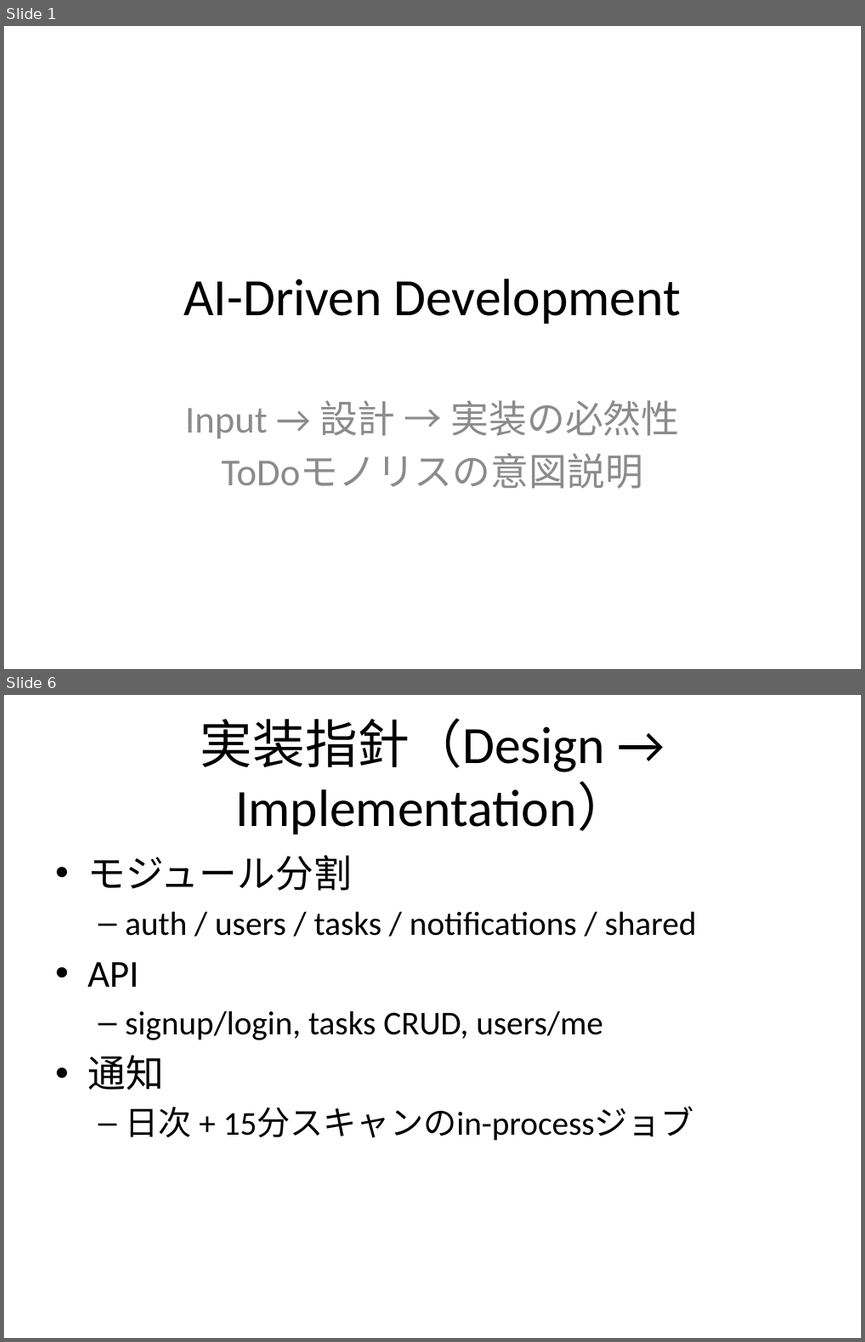
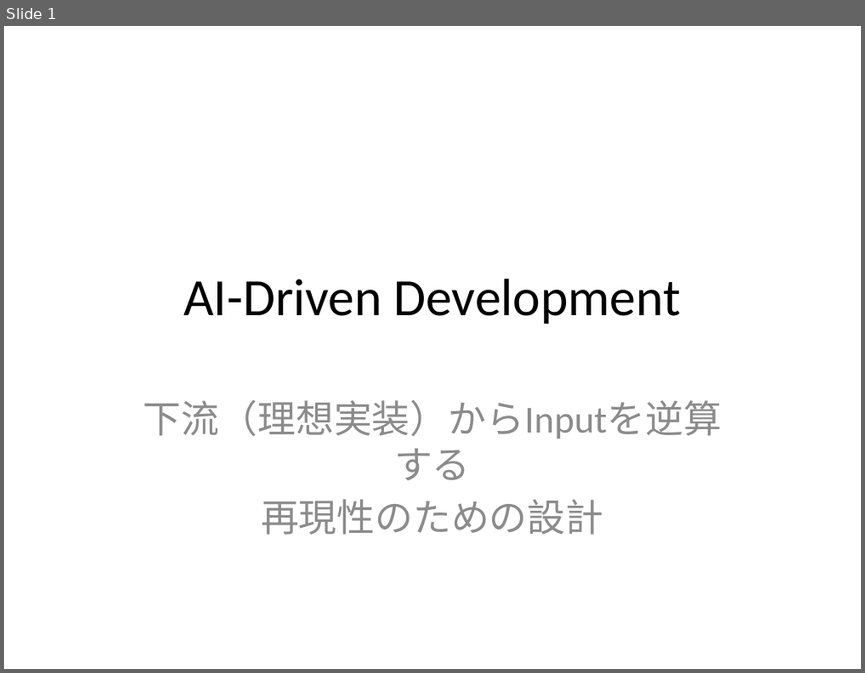
Before and after one commit to ttoaistudio/ai-driven-development, a slide deck: slides/ai-driven-development-intent.pptx. Shown one above the other, each under a label of ours: slides 1 and 6 before the commit, slide 1 after it; the slides between them are not shown. The pictures are 865x1342 and 865x673 pixels, drawn with LibreOffice and Linux fonts; fonts in the diff are those of the drawing. Boxes give left, top, right and bottom in pixels: in the first picture for what was removed or moved away, otherwise in the second. Text is boxed around its words. In the diff, an @@ line names an element or a change of style, - is before the commit and + after.

```diff
--- a/slides/ai-driven-development-intent.pptx
+++ b/slides/ai-driven-development-intent.pptx
@@ slide 6 removed at (x1=4, y1=695, x2=861, y2=1338), background #FFFFFF @@
@@ title removed at (x1=200, y1=718, x2=629, y2=834) @@
-実装指針（Design → Implementation）
@@ text removed at (x1=87, y1=855, x2=697, y2=1140) @@
-• モジュール分割
-  – auth / users / tasks / notifications / shared
-• API
-  – signup/login, tasks CRUD, users/me
-• 通知
-  – 日次 + 15分スキャンのin-processジョブ
@@ slide 1 changed as well @@
@@ subtitle at (x1=143, y1=400, x2=721, y2=534): text changed @@
-Input → 設計 → 実装の必然性
-ToDoモノリスの意図説明
+下流（理想実装）からInputを逆算する
+再現性のための設計
```
Also in this commit, not shown: 2 other slides changed, 6 slides added, 5 other slides removed, 5 other files.
